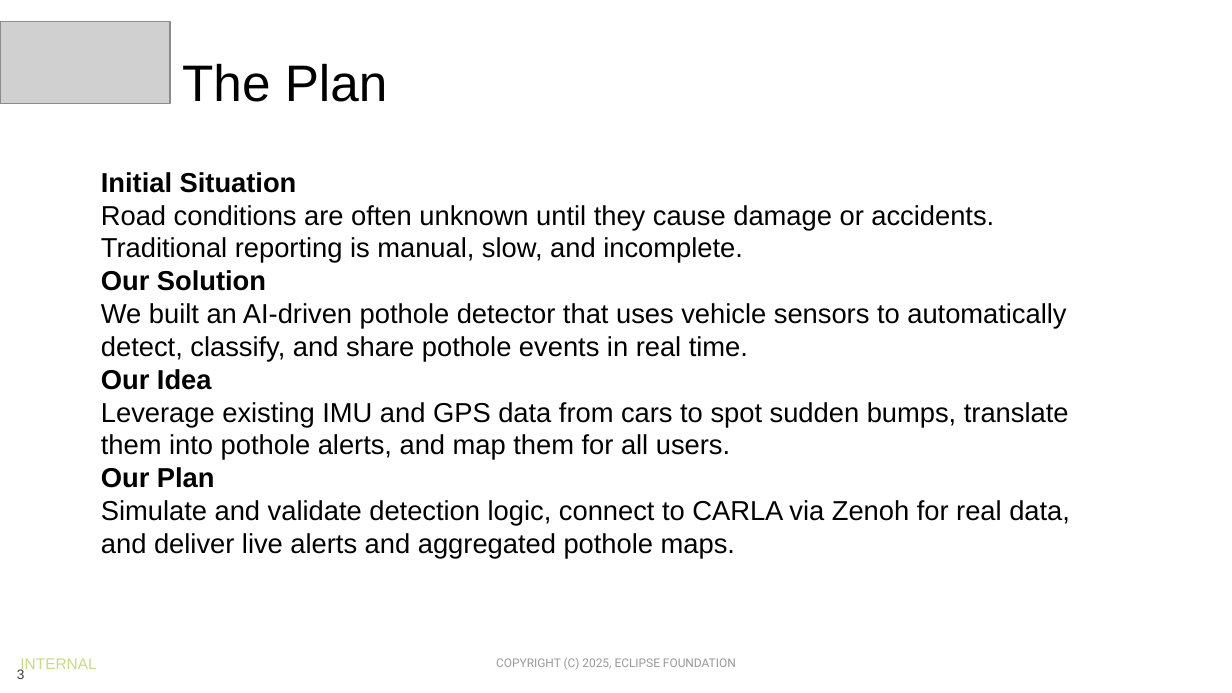
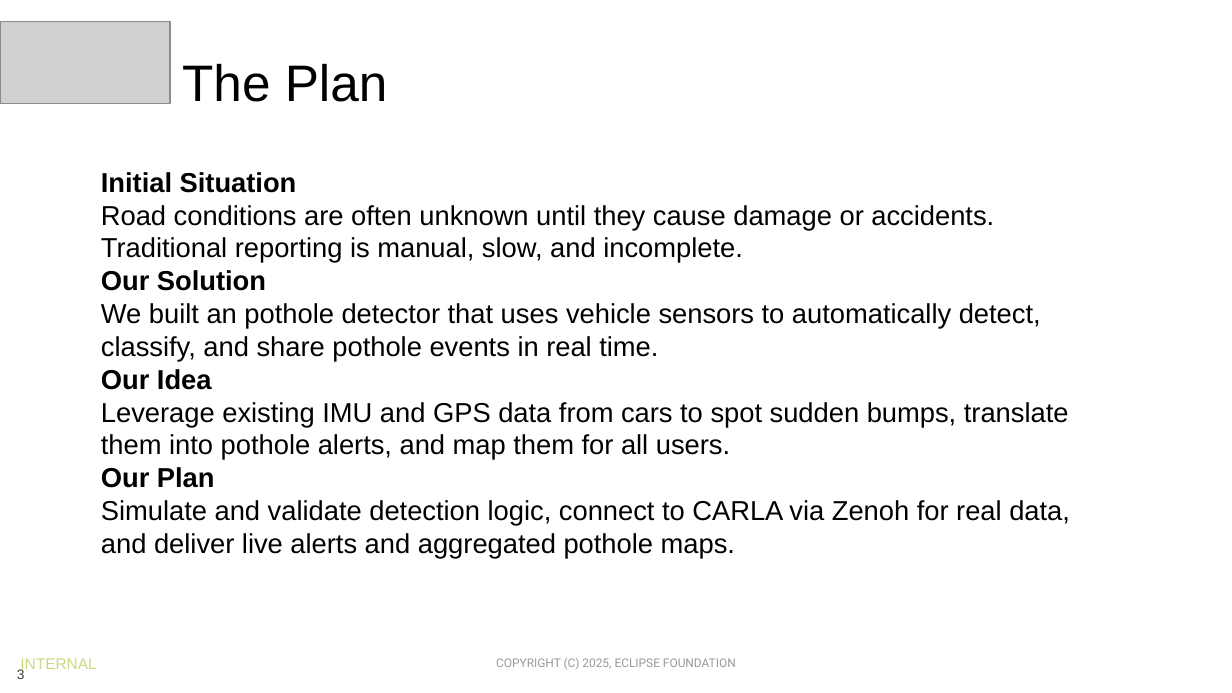
Before and after one commit to Eclipse-SDV-Hackathon-Chapter-Three/TheBigRanch, a slide deck: slide 3 of Final Pitch.pptx. Drawn at 1232x693 pixels with LibreOffice and Linux fonts; fonts in the diff are those of the drawing; grey boxes stand for pictures; background and template pictures are left out. Boxes give left, top, right and bottom in pixels: in the first picture for what was removed or moved away, otherwise in the second. Text is boxed around its words. In the diff, an @@ line names an element or a change of style, - is before the commit and + after.

Commit message:
fix PPT

```diff
--- a/Final Pitch.pptx
+++ b/Final Pitch.pptx
@@ text at (101,270,1041,362): text changed @@
-Our Solution
-We built an AI-driven pothole detector that uses vehicle sensors to automatically detect, classify, and share pothole events in real time.
+Our Solution
+We built an pothole detector that uses vehicle sensors to automatically detect, classify, and share pothole events in real time.
```
